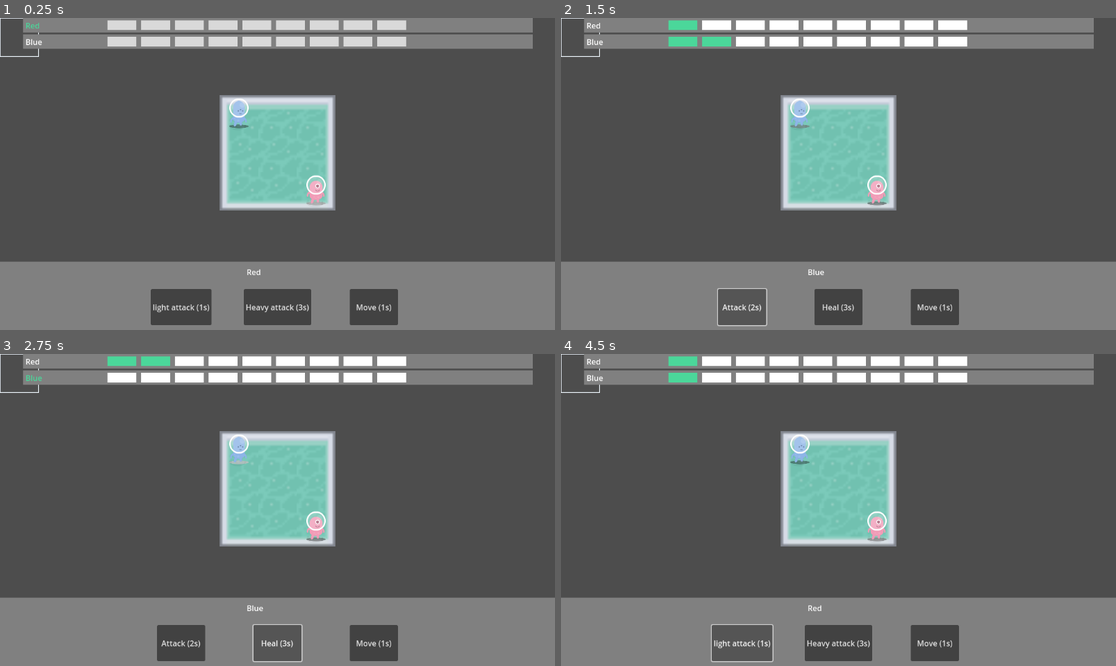
Above: before the commit, frames 1-4 (two rows, left to right).
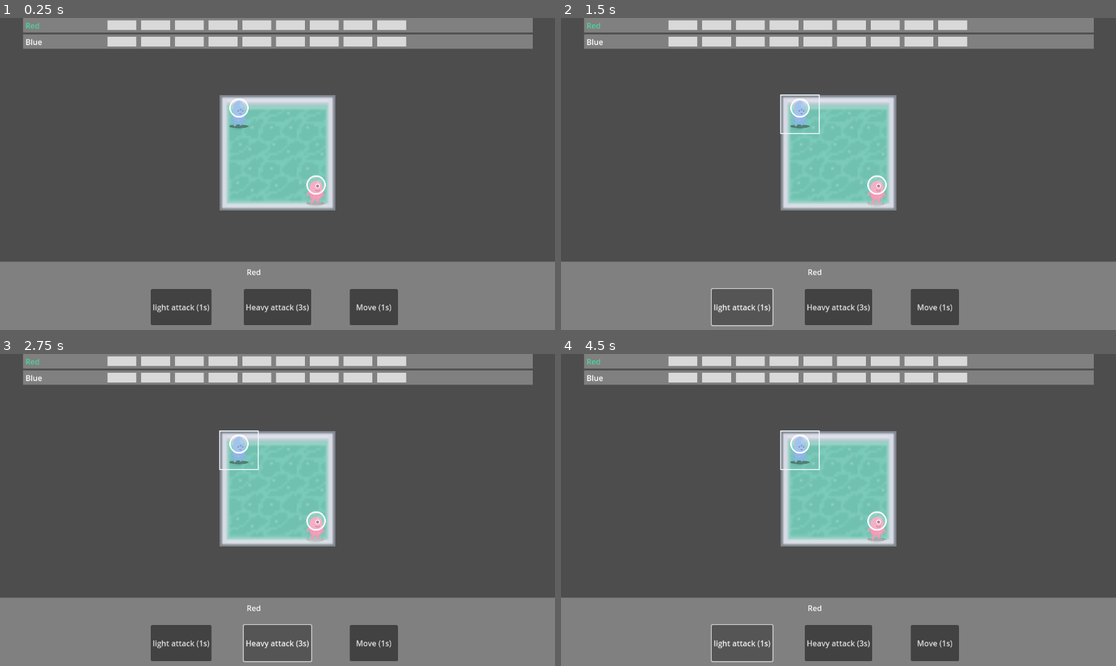
Above: after the commit, the same moments.

Repository: jparkhouse/MegaDungeon
Game: Godot game, scene res://giorgos_prototype/scene.tscn
Same seed, same stepped clock (60 frames per second), same inputs: the game is played once before the commit and once after it.
Inputs:
- Up to frame 1 (0.25 s): no input
- Up to frame 2 (1.5 s): click "light attack (1s)" at 0.5 s; click "Attack (2s)" (after the commit: "light attack (1s)") at 1.25 s
- Up to frame 3 (2.75 s): click "Heavy attack (3s)" at 2 s
- Up to frame 4 (4.5 s): click "Heal (3s)" (after the commit: "Heavy attack (3s)") at 2.75 s; click "Move (1s)" at 3.5 s; click "light attack (1s)" at 4.25 s

The runs differ from the first frame. In frame 1, less than 0.1% of the frame differs, in the area x 0-8%, y 0-13%; in frame 2, 4.0%; in frame 3, 4.1%, in the area x 0-74%, y 0-99%; in frame 4, 3.1%.

Commit message:
added ability to add parameters to acitons and to move

Diff:
--- a/giorgos_prototype/combatant.gd
+++ b/giorgos_prototype/combatant.gd
@@ -68,6 +68,7 @@
 
 var next_turn
 var queued_action
+var queued_action_parameters
 signal moved
 signal walk_finished
 
@@ -108,12 +109,13 @@
 
 func execute_move() -> void:
 	if queued_action != null:
-		moves[queued_action].perform_move(self)
+		moves[queued_action].perform_move(self, queued_action_parameters)
 	queued_action = null
 
 func queue_move(move_nr) -> void:
 	next_turn += moves[move_nr].move_time
 	queued_action = move_nr
+	queued_action_parameters = await moves[queued_action].get_parameters(self)
 	emit_signal("moved", moves[move_nr].move_time)
 
 func add_move_times():
--- a/giorgos_prototype/combatants/blue_combatant.tscn
+++ b/giorgos_prototype/combatants/blue_combatant.tscn
@@ -1,9 +1,10 @@
-[gd_scene load_steps=11 format=3 uid="uid://cmpypul44ngv6"]
+[gd_scene load_steps=12 format=3 uid="uid://cmpypul44ngv6"]
 
 [ext_resource type="Script" path="res://giorgos_prototype/combatant.gd" id="1_nr828"]
 [ext_resource type="Script" path="res://giorgos_prototype/moves/move.gd" id="2_5p27b"]
 [ext_resource type="Script" path="res://giorgos_prototype/moves/attack.gd" id="3_00372"]
 [ext_resource type="Script" path="res://giorgos_prototype/moves/heal.gd" id="4_akftn"]
+[ext_resource type="Resource" uid="uid://dk3mj0p6xnswn" path="res://giorgos_prototype/resources/grid.tres" id="5_ou7wq"]
 [ext_resource type="Script" path="res://giorgos_prototype/moves/manouvre.gd" id="5_uyuvw"]
 [ext_resource type="Texture2D" uid="uid://cg70qkyp51ghf" path="res://assets/alienBlue.png" id="6_sjcr3"]
 [ext_resource type="PackedScene" uid="uid://cq3an57jrn805" path="res://giorgos_prototype/GenericCombatant.tscn" id="7_oisil"]
@@ -22,13 +23,14 @@
 
 [sub_resource type="Resource" id="Resource_axfhn"]
 script = ExtResource("5_uyuvw")
+grid = ExtResource("5_ou7wq")
 move_name = "Move"
 move_time = 1
 
 [node name="BlueCombatant" type="Node" groups=["characters"]]
 script = ExtResource("1_nr828")
 character_name = "Blue"
-health = 20
+health = 25
 moves = Array[ExtResource("2_5p27b")]([SubResource("Resource_k5ves"), SubResource("Resource_6ls5y"), SubResource("Resource_axfhn")])
 skin = ExtResource("6_sjcr3")
 
--- /dev/null
+++ b/giorgos_prototype/combatants/green_combatant.tscn
@@ -0,0 +1,11 @@
+[gd_scene load_steps=3 format=3 uid="uid://bqaxsw16if0r0"]
+
+[ext_resource type="Script" path="res://giorgos_prototype/combatant.gd" id="1_2d2p7"]
+[ext_resource type="PackedScene" uid="uid://cq3an57jrn805" path="res://giorgos_prototype/GenericCombatant.tscn" id="2_t4dhd"]
+
+[node name="GreenCombatant" type="Node" groups=["characters"]]
+script = ExtResource("1_2d2p7")
+character_name = "Green"
+health = 30
+
+[node name="GenericCombatant" parent="." instance=ExtResource("2_t4dhd")]
--- a/giorgos_prototype/combatants/red_combatant.tscn
+++ b/giorgos_prototype/combatants/red_combatant.tscn
@@ -1,9 +1,10 @@
-[gd_scene load_steps=10 format=3 uid="uid://b8ittnwlm2kgx"]
+[gd_scene load_steps=11 format=3 uid="uid://b8ittnwlm2kgx"]
 
 [ext_resource type="Script" path="res://giorgos_prototype/combatant.gd" id="1_iraob"]
 [ext_resource type="Texture2D" uid="uid://ben6s2gscoi2y" path="res://assets/alienPink.png" id="2_08j66"]
 [ext_resource type="Script" path="res://giorgos_prototype/moves/move.gd" id="2_bfkwv"]
 [ext_resource type="Script" path="res://giorgos_prototype/moves/attack.gd" id="2_mk13l"]
+[ext_resource type="Resource" uid="uid://dk3mj0p6xnswn" path="res://giorgos_prototype/resources/grid.tres" id="4_davdk"]
 [ext_resource type="Script" path="res://giorgos_prototype/moves/manouvre.gd" id="5_n1g8m"]
 [ext_resource type="PackedScene" uid="uid://cq3an57jrn805" path="res://giorgos_prototype/GenericCombatant.tscn" id="6_cqe0h"]
 
@@ -21,6 +22,7 @@
 
 [sub_resource type="Resource" id="Resource_axfhn"]
 script = ExtResource("5_n1g8m")
+grid = ExtResource("4_davdk")
 move_name = "Move"
 move_time = 1
 
--- a/giorgos_prototype/cursor.gd
+++ b/giorgos_prototype/cursor.gd
@@ -34,8 +34,8 @@
 		self.cell = grid.calculate_grid_coordinates(event.position)
 
 	elif event.is_action_pressed("click") or event.is_action_pressed("ui_accept"):
+		print("CLICKED")
 		emit_signal("accept_pressed", cell)
-		get_tree().set_input_as_handled()
 
 func _draw() -> void:
 	draw_rect(Rect2(-grid.cell_size / 2, grid.cell_size), Color.ALICE_BLUE, false, 2.0)
--- a/giorgos_prototype/game_board.gd
+++ b/giorgos_prototype/game_board.gd
@@ -4,16 +4,18 @@
 const DIRECTIONS = [Vector2.LEFT, Vector2.RIGHT, Vector2.UP, Vector2.DOWN]
 @export var grid: Resource = preload("res://giorgos_prototype/resources/grid.tres")
 
-var _units := {}
+var units := {}
 
 func is_occupied(cell: Vector2) -> bool:
-	return true if _units.has(cell) else false
+	return true if units.has(cell) else false
 
 func _ready() -> void:
-	_reinitialize()
+	reinitialize()
 
 
-func _reinitialize() -> void:
-	_units.clear()
+func reinitialize() -> void:
+	units.clear()
 	for character in get_tree().get_nodes_in_group("characters"):
-		_units[character.cell] = character
+		print("in init " + str(character))
+		units[character.cell] = character
+		print("units " + str(units))
--- a/giorgos_prototype/moves/attack.gd
+++ b/giorgos_prototype/moves/attack.gd
@@ -4,5 +4,17 @@
 
 @export var damage:    int
 
-func perform_move(character):
+func perform_move(character, parameters):
 	print(character.character_name + " is attacking for " + str(damage) + " damage")
+
+func get_parameters(character):
+	var parameters = {}
+	print("Getting parameters")
+	var cursor = cursor_scene.instantiate()
+	character.add_child(cursor)
+	parameters["cell"] = await cursor.accept_pressed
+	print(parameters["cell"])
+	print(character.get_parent().units)
+	print(character.get_parent().units[parameters["cell"]])
+	cursor.queue_free()
+	return parameters
--- a/giorgos_prototype/moves/heal.gd
+++ b/giorgos_prototype/moves/heal.gd
@@ -4,5 +4,5 @@
 
 @export var damage:    int
 
-func perform_move(character):
+func perform_move(character, parameters):
 	print(character.character_name + " is healing for " + str(damage))
--- a/giorgos_prototype/moves/manouvre.gd
+++ b/giorgos_prototype/moves/manouvre.gd
@@ -2,5 +2,18 @@
 
 class_name ManouvreClass
 
-func perform_move(character):
-	print(character.character_name + " is Moving")
+@export var grid: Resource = preload("res://giorgos_prototype/resources/grid.tres")
+
+func perform_move(character, parameters):
+	print(character.character_name + " is Moving to " + str(parameters["cell"]))
+	character.walk_along([parameters["cell"]])
+
+func get_parameters(character):
+	var parameters = {}
+	print("Getting parameters")
+	var cursor = cursor_scene.instantiate()
+	character.add_child(cursor)
+	parameters["cell"] = await cursor.accept_pressed
+	print(parameters["cell"])
+	cursor.queue_free()
+	return parameters
--- a/giorgos_prototype/moves/move.gd
+++ b/giorgos_prototype/moves/move.gd
@@ -4,3 +4,11 @@
 
 @export var move_name = ""
 @export var move_time: int
+var cursor_scene = preload("res://giorgos_prototype/cursor.tscn")
+
+func perform_move(character, parameters):
+	pass
+
+func get_parameters(character):
+	var parameters = {}
+	return parameters
--- a/giorgos_prototype/scene.gd
+++ b/giorgos_prototype/scene.gd
@@ -24,9 +24,12 @@
 	$GameBoard.add_child(char_1)
 
 	var char_2 = blue_char_scene.instantiate()
-	char_1.cell = Vector2(0, 0)
+	char_2.cell = Vector2(0, 0)
 	$HUD.add_character_action_timeline(char_2)
 	$GameBoard.add_child(char_2)
+
+	$GameBoard.reinitialize()
+	print("UNITS "+ str($GameBoard.units))
 
 	for character in get_tree().get_nodes_in_group("characters"):
 		print(character.name)
@@ -34,6 +37,7 @@
 
 
 func perform_actions() -> void:
+	$GameBoard.reinitialize()
 	for character in get_tree().get_nodes_in_group("characters"):
 		if current_time == character.next_turn:
 			current_character = character
--- a/giorgos_prototype/scene.tscn
+++ b/giorgos_prototype/scene.tscn
@@ -1,11 +1,10 @@
-[gd_scene load_steps=10 format=4 uid="uid://cvhapw3450fcb"]
+[gd_scene load_steps=9 format=4 uid="uid://cvhapw3450fcb"]
 
 [ext_resource type="Script" path="res://giorgos_prototype/scene.gd" id="1_8tj4o"]
 [ext_resource type="PackedScene" uid="uid://b8ittnwlm2kgx" path="res://giorgos_prototype/combatants/red_combatant.tscn" id="2_o6w86"]
 [ext_resource type="PackedScene" uid="uid://cmpypul44ngv6" path="res://giorgos_prototype/combatants/blue_combatant.tscn" id="3_g210a"]
 [ext_resource type="PackedScene" uid="uid://cbyr0yksbqd5j" path="res://giorgos_prototype/hud.tscn" id="3_nj0pc"]
 [ext_resource type="Texture2D" uid="uid://bq8u4egvki6se" path="res://assets/roguelikeDungeon_transparent.png" id="4_8ifrr"]
-[ext_resource type="PackedScene" uid="uid://ccwy1xh3i8w7d" path="res://giorgos_prototype/cursor.tscn" id="4_xijwf"]
 [ext_resource type="Script" path="res://giorgos_prototype/game_board.gd" id="6_b7c0c"]
 
 [sub_resource type="TileSetAtlasSource" id="TileSetAtlasSource_duuw3"]
@@ -358,6 +357,4 @@
 y_sort_enabled = true
 script = ExtResource("6_b7c0c")
 
-[node name="Cursor" parent="GameBoard" instance=ExtResource("4_xijwf")]
-
 [connection signal="action" from="HUD" to="." method="_on_hud_action"]
--- a/project.godot
+++ b/project.godot
@@ -20,6 +20,14 @@
 action_timeline=""
 characters=""
 
+[input]
+
+click={
+"deadzone": 0.5,
+"events": [Object(InputEventMouseButton,"resource_local_to_scene":false,"resource_name":"","device":-1,"window_id":0,"alt_pressed":false,"shift_pressed":false,"ctrl_pressed":false,"meta_pressed":false,"button_mask":0,"position":Vector2(0, 0),"global_position":Vector2(0, 0),"factor":1.0,"button_index":1,"canceled":false,"pressed":false,"double_click":false,"script":null)
+]
+}
+
 [rendering]
 
 renderer/rendering_method="mobile"
